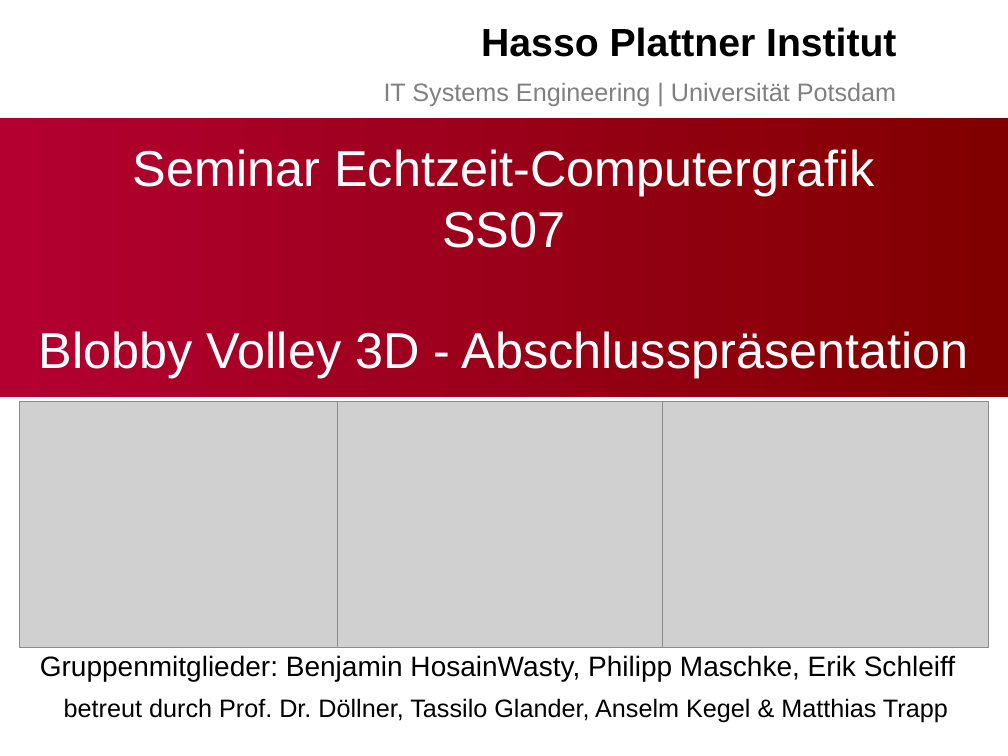
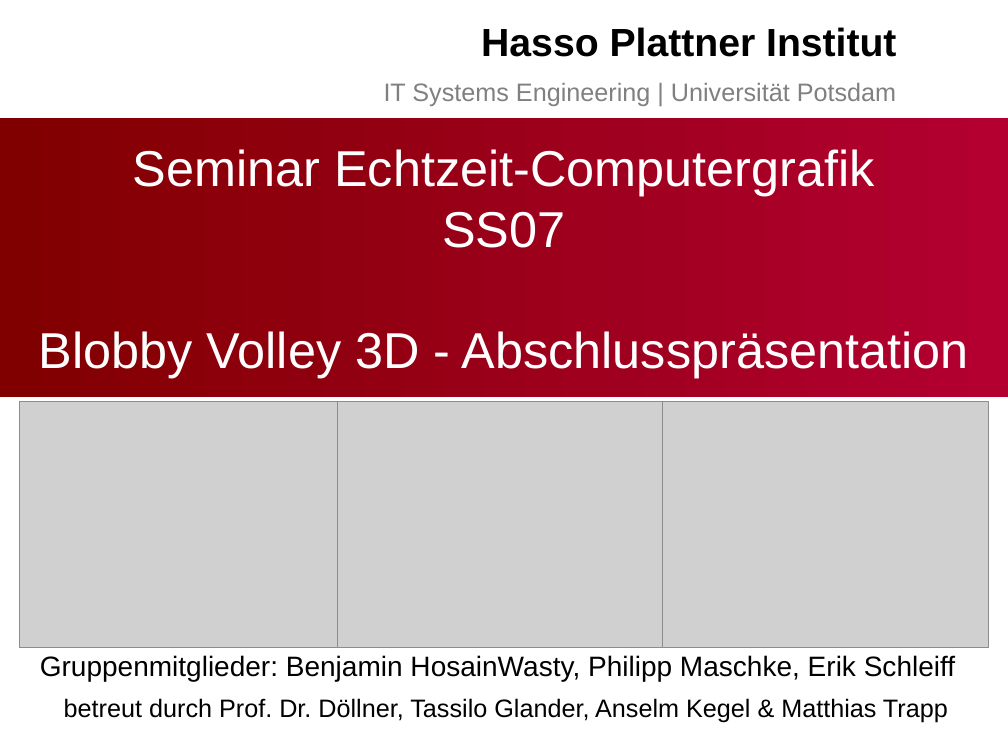
Before and after one commit to bwasty/blobby-volley-3d, a slide deck: slide 1 of Präsentationen/Slides-Abschlusspräsentation.ppt. Drawn at 1008x756 pixels with LibreOffice and Linux fonts; fonts in the diff are those of the drawing; grey boxes stand for pictures; background and template pictures are left out. Boxes give left, top, right and bottom in pixels: in the first picture for what was removed or moved away, otherwise in the second. Text is boxed around its words. In the diff, an @@ line names an element or a change of style, - is before the commit and + after.

```diff
--- a/Präsentationen/Slides-Abschlusspräsentation.ppt
+++ b/Präsentationen/Slides-Abschlusspräsentation.ppt
@@ title "Seminar Echtzeit-Computergrafik SS07 Blobby Volley ..." at (0, 118, 1008, 397): fill gradient #800000 to #B30031 to gradient #B30031 to #800000 @@
```
Also in this commit, not shown: 10 other slides changed.
